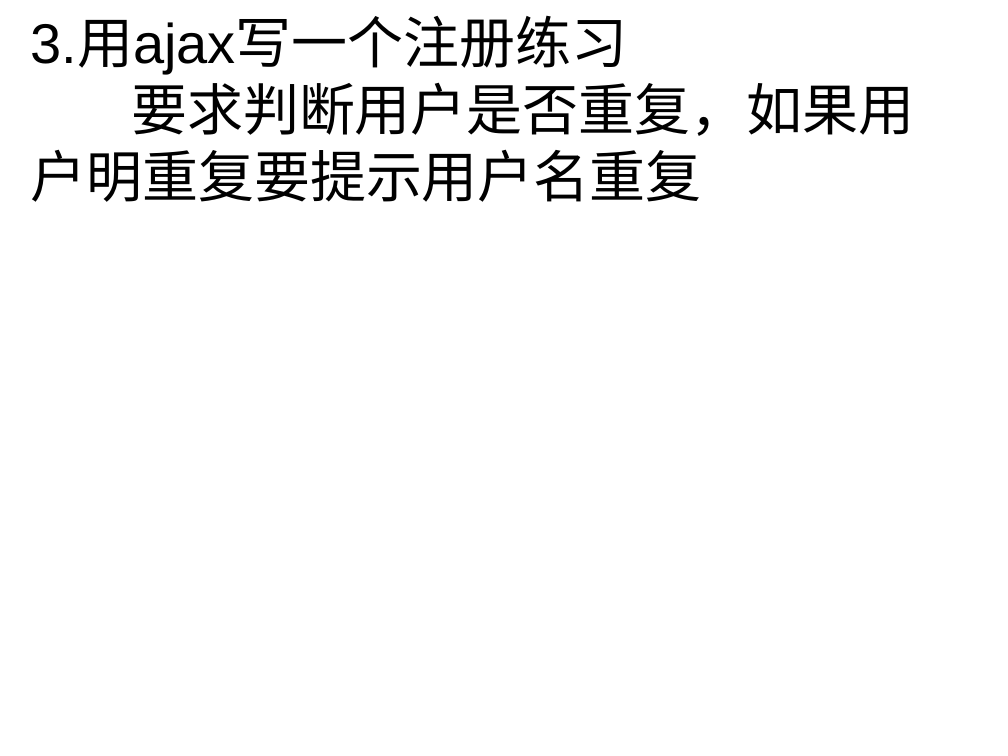
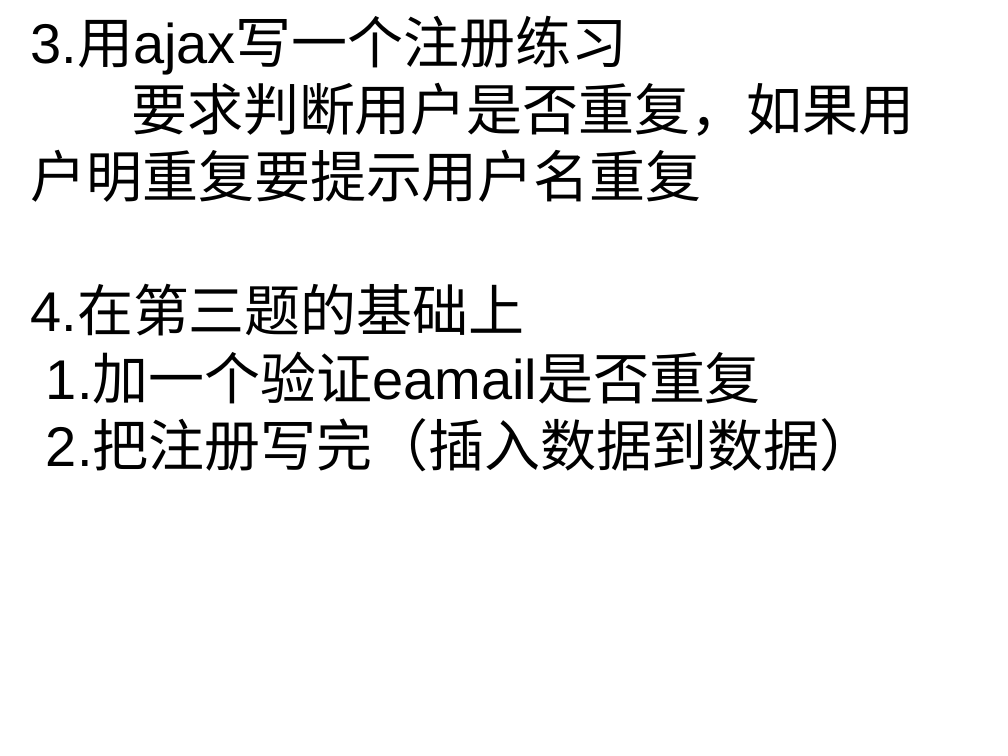
Before and after one commit to ywz147258/mnuSE1802, a slide deck: slide 1 of 1.ppt. Drawn at 1008x756 pixels with LibreOffice and Linux fonts; fonts in the diff are those of the drawing. Boxes give left, top, right and bottom in pixels: in the first picture for what was removed or moved away, otherwise in the second. Text is boxed around its words. In the diff, an @@ line names an element or a change of style, - is before the commit and + after.

```diff
--- a/1.ppt
+++ b/1.ppt
@@ text at bbox=[30, 287, 876, 471]: paragraphs added @@
+4.在第三题的基础上
+1.加一个验证eamail是否重复
+2.把注册写完（插入数据到数据）
```
Also in this commit, not shown: 1 other file.
